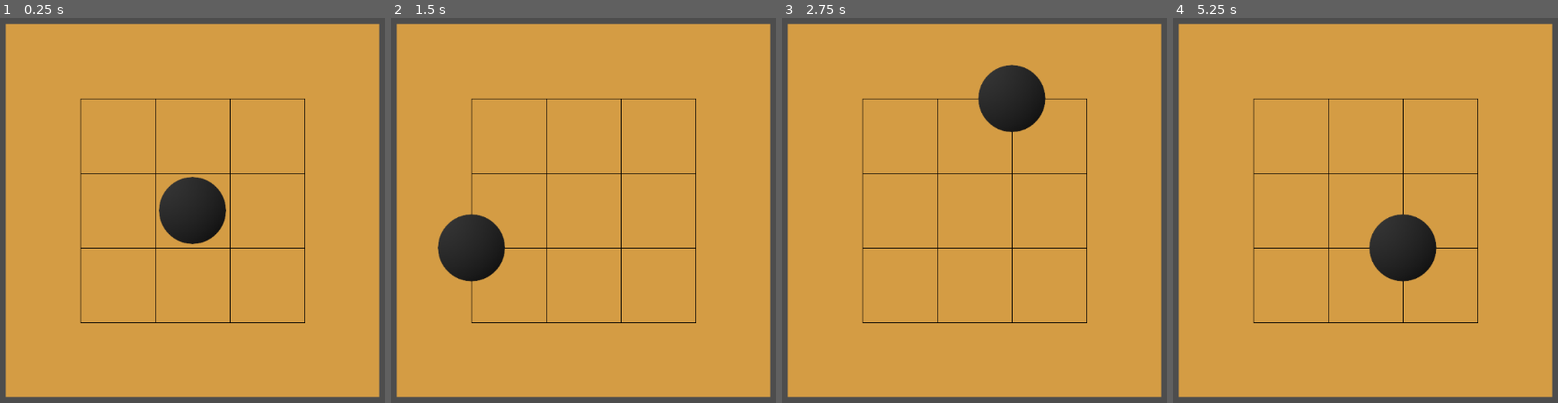
Above: before the commit, frames 1-4 (left to right).
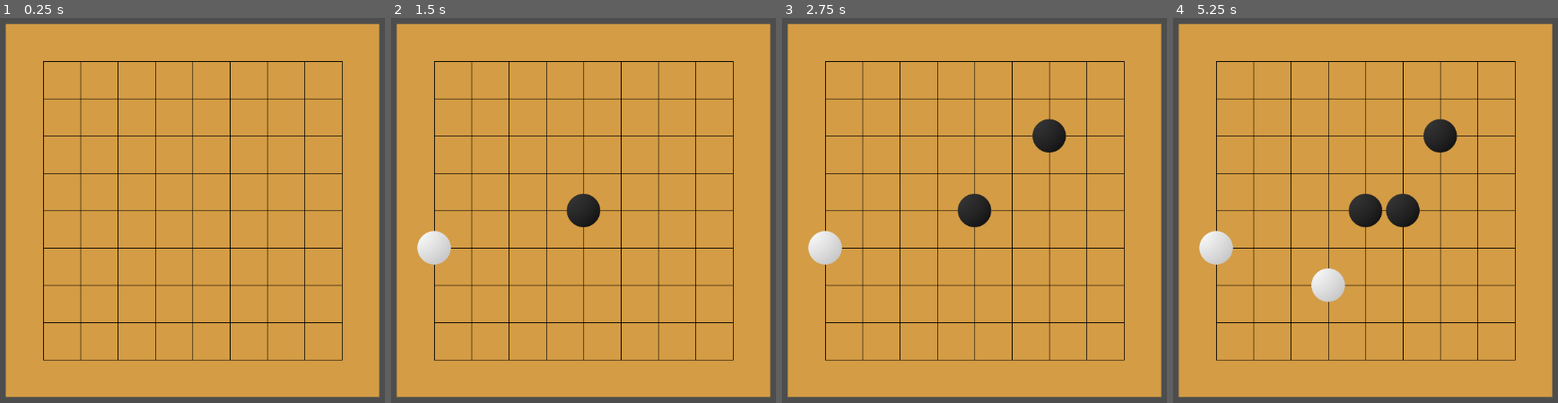
Above: after the commit, the same moments.

Repository: benev0/Go
Game: Godot game, scene res://main.tscn
Same seed, same stepped clock (60 frames per second), same inputs: the game is played once before the commit and once after it.
Inputs (mouse positions are in pixels of both pictures, inside the frame that each line leads up to):
- Up to frame 1 (0.25 s): no input
- Up to frame 2 (1.5 s): tap Enter at 0.5 s; click (583, 210) at 0.6 s; tap Space at 1.25 s; move the mouse to (441, 229) at 1.27 s; click (441, 229) at 1.35 s
- Up to frame 3 (2.75 s): tap Enter at 2 s; move the mouse to (1047, 121) at 2.02 s; click (1047, 121) at 2.1 s
- Up to frame 4 (5.25 s): tap Space at 2.75, 4.25 s; move the mouse to (1330, 291) at 2.77 s; click (1330, 291) at 2.85 s; tap Enter at 3.5 s; move the mouse to (outside the picture) at 3.52 s; click (outside the picture) at 3.6 s; move the mouse to (outside the picture) at 4.27 s; click (outside the picture) at 4.35 s; move the mouse to (1400, 210) at 5.02 s; click (1400, 210) at 5.1 s

The runs differ from the first frame. In frame 1, 4.9% of the frame differs, in the area x 11-90%, y 11-90%; in frame 2, 5.9%; in frame 3, 6.6%; in frame 4, 7.5%, in the area x 6-90%, y 11-90%.

Commit message:
add capture logic

Diff:
--- a/board.gd
+++ b/board.gd
@@ -1,4 +1,6 @@
 extends Area2D
+
+const WeiQiGameState = preload("res://weiqi_game_state.gd")
 
 @export var stone: PackedScene
 # pixel height/width
@@ -15,6 +17,9 @@
 var line_len: int
 var stone_size: float
 var ghost_stone: Node
+var stones: Array
+var game: WeiQiGameState
+
 
 func draw_h_line(image: Image, start: Vector2i, lenght: int) -> void:
 	for i in lenght + 1:
@@ -24,6 +29,12 @@
 	for i in length + 1:
 		image.set_pixel(start.x, start.y + i, line_color)
 
+func create_new_stone() -> Node:
+	var new_stone: Node = stone.instantiate()
+	new_stone.scale_stone(stone_size / 128.0)
+	add_child(new_stone)
+	return new_stone
+
 # Called when the node enters the scene tree for the first time.
 func _ready() -> void:
 	mouse_present = false
@@ -31,11 +42,15 @@
 	stride = size / (dim + 1)
 	line_len = size - 2 * stride
 	stone_size = stride * stone_space_ratio
-	ghost_stone = stone.instantiate()
-	add_child(ghost_stone)
+	ghost_stone = create_new_stone()
+	game = WeiQiGameState.new(dim)
+	game.intesection_captured.connect(_on_stone_captured)
 
-	ghost_stone.scale_stone(stone_size / 128.0)
-	ghost_stone.place(Vector2(0.0, 0.0))
+	stones = []
+	stones.resize(dim)
+	for i in dim:
+		stones[i] = []
+		stones[i].resize(dim)
 
 	$CollisionShape2D.shape.size = Vector2(size - stride, size - stride)
 
@@ -62,13 +77,28 @@
 		ghost_stone.hide_stone()
 		return
 
+	if stones[square.y][square.x] != null:
+		ghost_stone.hide_stone()
+		return
+
 	var center_offset: int = stride - size / 2
+
+	if Input.is_action_just_pressed("Click") && game.check_place(square, black_turn):
+		var new_stone: Node = create_new_stone()
+		if !black_turn:
+			new_stone.white()
+		new_stone.place(square * stride + Vector2i(center_offset, center_offset))
+		stones[square.y][square.x] = new_stone
+		black_turn = !black_turn
+		ghost_stone.hide_stone()
+		ghost_stone.change_color()
+		return
+
 	ghost_stone.place(square * stride + Vector2i(center_offset, center_offset))
 
-	if Input.is_action_just_pressed("Click"):
-		print(square) #try to place piece
-		print(relitive_mouse)
-
+func _on_stone_captured(where: Vector2i) -> void:
+	stones[where.y][where.x].queue_free()
+	stones[where.y][where.x] = null
 
 func _on_mouse_entered() -> void:
 	mouse_present = true
--- a/main.tscn
+++ b/main.tscn
@@ -7,3 +7,4 @@
 script = ExtResource("1_0xm2m")
 
 [node name="Board" parent="." unique_id=1462725338 groups=["stones"] instance=ExtResource("1_ig7tw")]
+dim = 9
--- a/stone.gd
+++ b/stone.gd
@@ -19,6 +19,14 @@
 func hide_stone() -> void:
 	hide()
 
+func black() -> void:
+	is_black = true
+	animation = "Black"
+
+func white() -> void:
+	is_black = false
+	animation = "White"
+
 func change_color() -> void:
 	is_black = !is_black
 	if is_black:
--- /dev/null
+++ b/weiqi_game_state.gd
@@ -0,0 +1,115 @@
+extends Object
+class_name WeiQiGameState
+
+var board: Array
+var size: int
+var visitation: Array
+var visit_number: int
+# todo: ko
+var ko: Vector2i
+
+signal intesection_captured(position: Vector2i)
+
+enum Intersection {EMPTY, BALCK, WHITE}
+
+func _init(game_size: int) -> void:
+	size = game_size
+	visit_number = 0
+
+	board = []
+	visitation = []
+
+	board.resize(size)
+	visitation.resize(size)
+	for row in size:
+		board[row] = []
+		board[row].resize(size)
+		visitation[row] = []
+		visitation[row].resize(size)
+		for col in size:
+			board[row][col] = Intersection.EMPTY
+			visitation[row][col] = -1
+
+func place_stone(position: Vector2i, is_black: bool) -> bool:
+	if off_board(position):
+		return false
+	if board[position.y][position.x] != Intersection.EMPTY:
+		return false
+	return check_place(position, is_black)
+
+
+func check_place(position: Vector2i, is_black: bool) -> bool:
+	board[position.y][position.x] = Intersection.BALCK if is_black else Intersection.WHITE
+	if try_capture(position):
+		return true
+	if has_liberty(position):
+		return true
+	board[position.y][position.x] = Intersection.EMPTY
+	return false
+
+func try_capture(position: Vector2i) -> int:
+	var type: Intersection = get_intersection(position)
+	if type == Intersection.EMPTY:
+		return false
+	var captured = 0
+	captured += try_capture_internal(position + Vector2i( 1, 0 ), type)
+	captured += try_capture_internal(position + Vector2i( 0, 1 ), type)
+	captured += try_capture_internal(position + Vector2i(-1, 0 ), type)
+	captured += try_capture_internal(position + Vector2i( 0,-1 ), type)
+	if captured == 1:
+		ko = position
+	return  captured
+
+func try_capture_internal(position: Vector2i, captor: Intersection) -> int:
+	var target: Intersection = get_intersection(position)
+	if target == captor || target == Intersection.EMPTY:
+		return 0
+	if !has_liberty(position):
+		return confirm_capture()
+	return 0
+
+func confirm_capture() -> int:
+	var captured: int = 0
+	for row in size:
+		for col in size:
+			if visitation[row][col] == visit_number:
+				board[row][col] = Intersection.EMPTY
+				intesection_captured.emit(Vector2i(col, row))
+				captured += 1
+	return captured
+
+func has_liberty(position: Vector2i) -> bool:
+	if off_board(position):
+		return false
+	var type: Intersection = get_intersection(position)
+	if type == Intersection.EMPTY:
+		return true
+	visit_number += 1
+	return has_liberty_internal(position, type)
+
+func has_liberty_internal(position: Vector2i, group: Intersection)  -> bool:
+	if has_visited(position):
+		return false
+	var check_intersection: Intersection = get_intersection(position)
+	if check_intersection == Intersection.EMPTY:
+		return true
+	if check_intersection != group:
+		return false
+	visit(position)
+	return has_liberty_internal(position + Vector2i(1, 0), group) || has_liberty_internal(position + Vector2i(0, 1), group) || has_liberty_internal(position + Vector2i(-1, 0), group) || has_liberty_internal(position + Vector2i(0, -1), group)
+
+func off_board(position: Vector2i) -> bool:
+	return position.x < 0 || position.y < 0 || position.x >= size || position.y >= size
+
+func get_intersection(position: Vector2i) -> Intersection:
+	if off_board(position):
+		return Intersection.EMPTY
+	return board[position.y][position.x]
+
+func has_visited(position: Vector2i) -> bool:
+	return off_board(position) || visitation[position.y][position.x] == visit_number
+
+func visit(position: Vector2i):
+	if off_board(position):
+		return
+	visitation[position.y][position.x] = visit_number
Not shown, added: weiqi_game_state.gd.uid
